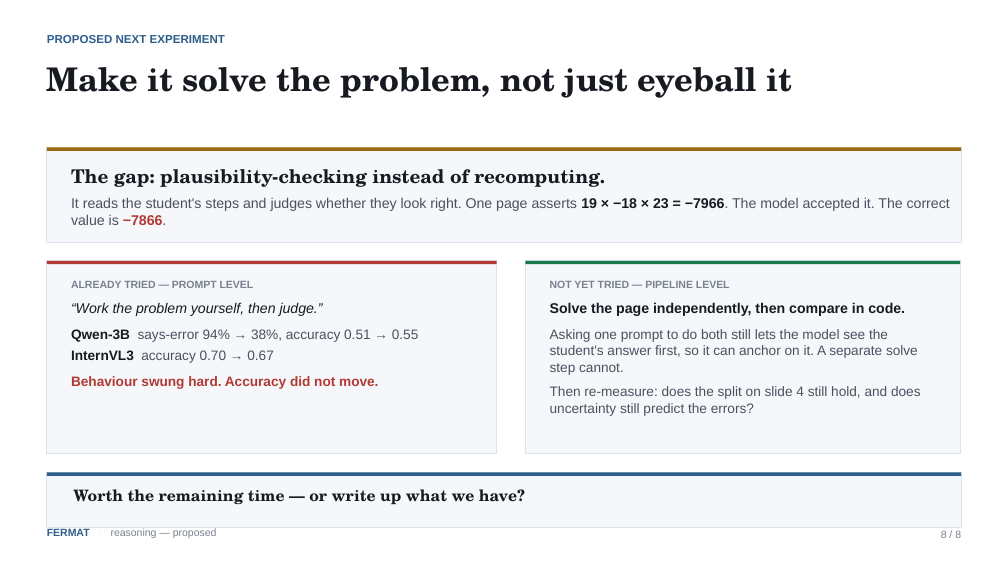
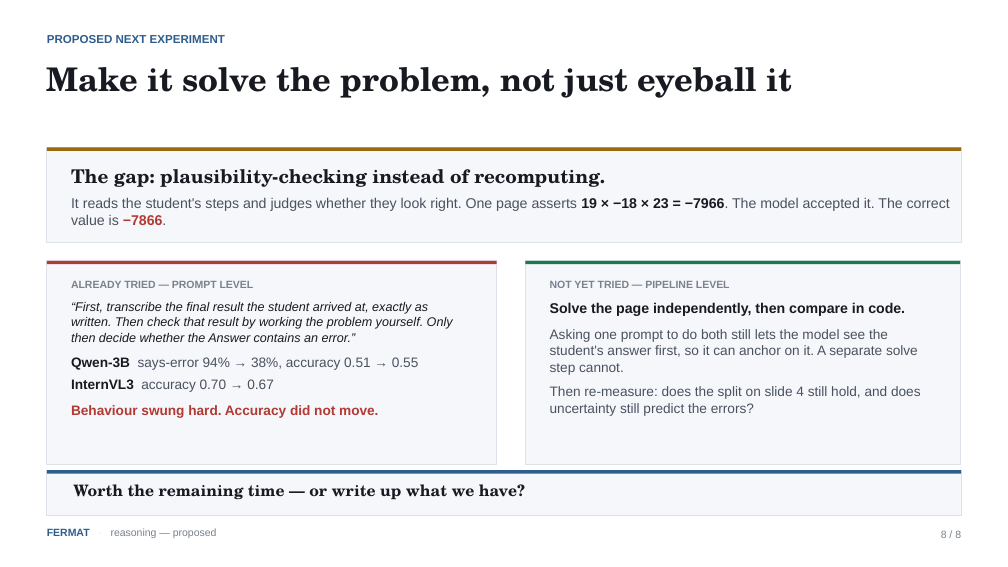
Before and after one commit to sepehrmaleki369/uncertainty-math-vlm, a slide deck: slide 8 of slides/fermat_findings.pptx. Drawn at 1008x567 pixels with LibreOffice and Linux fonts; fonts in the diff are those of the drawing. Boxes give left, top, right and bottom in pixels: in the first picture for what was removed or moved away, otherwise in the second. Text is boxed around its words. In the diff, an @@ line names an element or a change of style, - is before the commit and + after.

Commit message:
Deck: quote the prompts verbatim, and show the transcription prompt too
Fixes a real accuracy problem I introduced. Slide 8 carried

    "Work the problem yourself, then judge."

inside quotation marks. That is a paraphrase, not the prompt -- quotation
marks claim verbatim, and anyone who asked to see the actual prompt would
have found it did not exist. Replaced with the real text from
pilot.prompts.GRADING_USER_PROMPT_RESTATE:

    "First, transcribe the final result the student arrived at, exactly as
    written. Then check that result by working the problem yourself. Only
    then decide whether the Answer contains an error."

The perception arm had no prompt shown at all, so slide 2 now quotes
TRANSCRIPTION_USER_PROMPT the same way slide 4 already quoted the grading
one -- "explicitly perform OCR on the handwritten text and extract the
content in LaTeX format." Both arms are now defined by what the model was
actually told, not by a description of it.

Every quoted string in the deck is now checked programmatically against
pilot/prompts.py, so a paraphrase cannot silently acquire quotation marks
again.

Also raised slide 8's closing bar, which overlapped the footer after the
longer quote pushed the panels down. Caught by rendering, not by reading
the coordinates.

```diff
--- a/slides/fermat_findings.pptx
+++ b/slides/fermat_findings.pptx
@@ rectangle: place and size @@
-rectangle at (47, 261, 497, 454)
+rectangle at (47, 261, 497, 465)
@@ rectangle: place and size @@
-rectangle at (526, 261, 960, 454)
+rectangle at (526, 261, 960, 465)
@@ text at (71, 302, 453, 342): text changed; size 13.5 to 12 pt @@
-“Work the problem yourself, then judge.”
+“First, transcribe the final result the student arrived at, exactly as written. Then check that result by working the problem yourself. Only then decide whether the Answer contains an error.”
@@ rectangle: place and size @@
-rectangle at (47, 473, 961, 527)
+rectangle at (47, 470, 961, 516)
@@ text "Worth the remaining time — ...": place and size @@
-text "Worth the remaining time — ..." at (73, 489, 525, 505)
+text "Worth the remaining time — ..." at (73, 484, 525, 500)
```
Also in this commit, not shown: 1 other slide changed, 1 other file.
